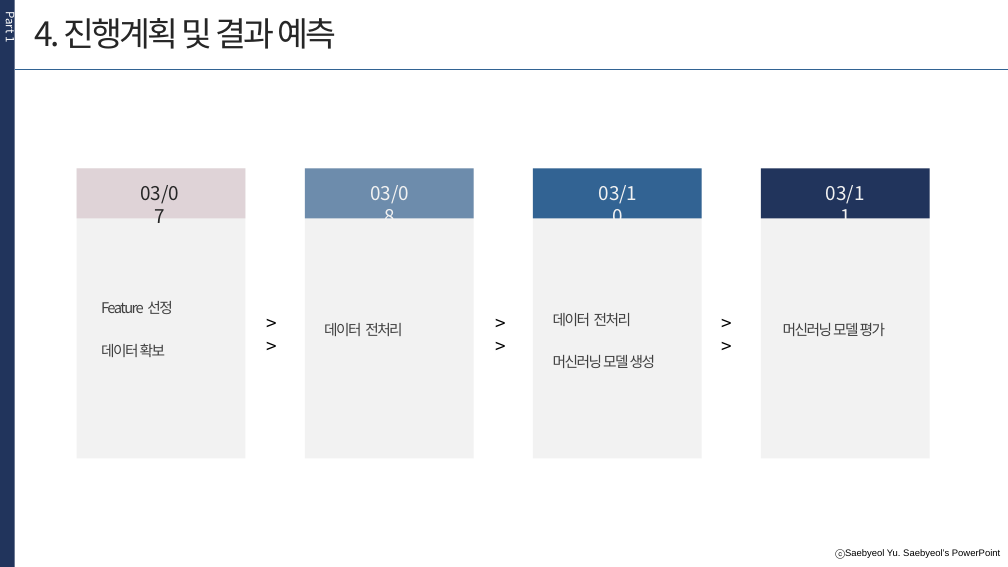
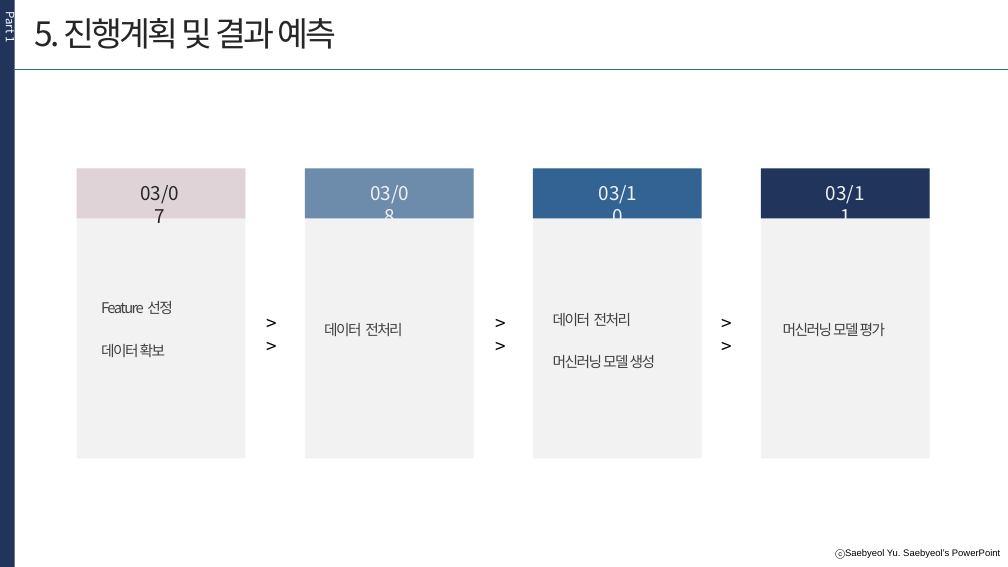
Before and after one commit to cldud400/fintech_1st_project, a slide deck: slide 9 of 2차 프로젝트/B조 프로젝트 제안서.pptx (slide 7 before the commit). Drawn at 1008x567 pixels with LibreOffice and Linux fonts; fonts in the diff are those of the drawing. Boxes give left, top, right and bottom in pixels: in the first picture for what was removed or moved away, otherwise in the second. Text is boxed around its words. In the diff, an @@ line names an element or a change of style, - is before the commit and + after.

```diff
--- a/2차 프로젝트/B조 프로젝트 제안서.pptx
+++ b/2차 프로젝트/B조 프로젝트 제안서.pptx
@@ text at [35,18,336,49]: text changed @@
-4. 진행계획 및 결과 예측
+5. 진행계획 및 결과 예측
```
Also in this commit, not shown: 2 slides added, 1 slide removed.
